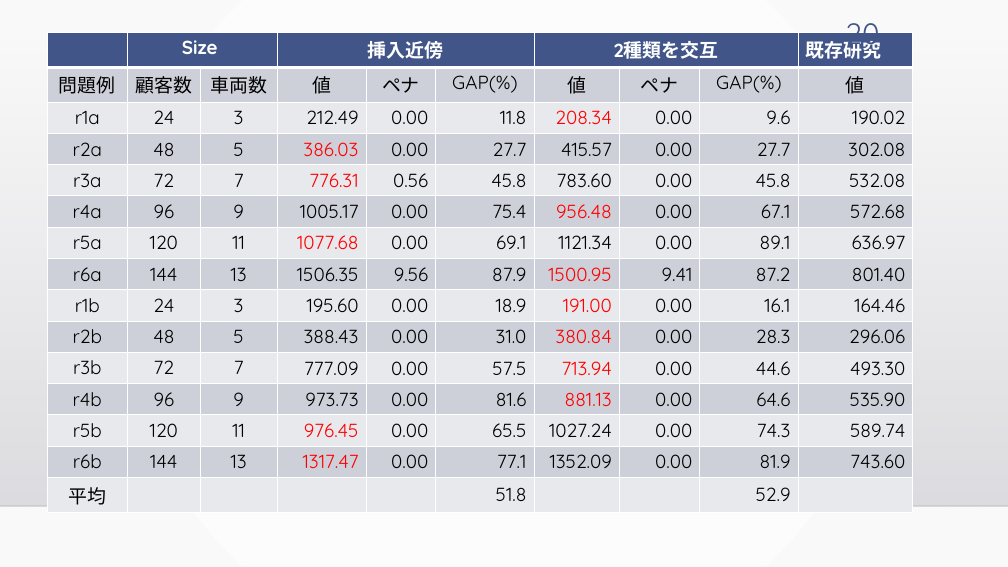
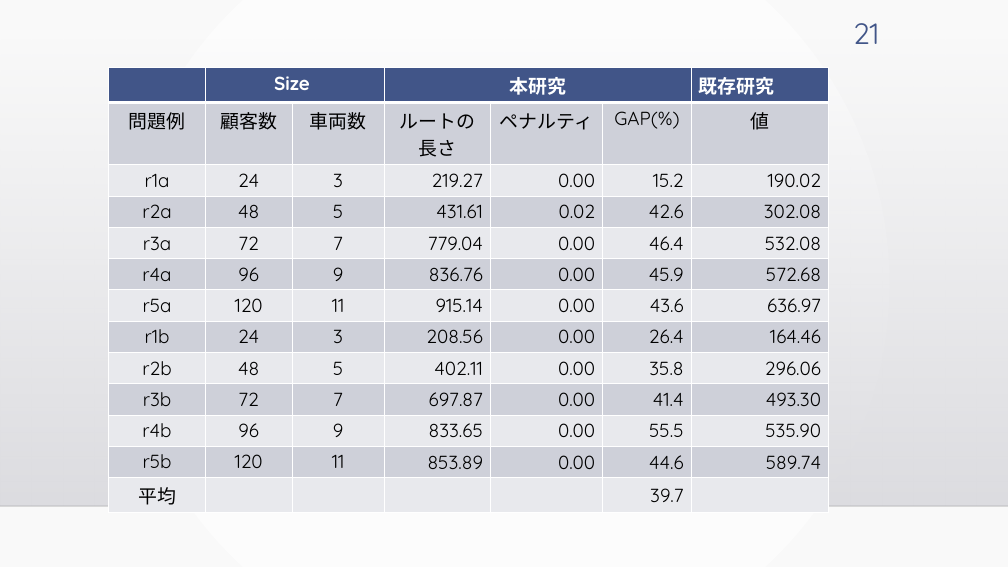
Before and after one commit to kotaro400/DARP, a slide deck: slide 21 of 卒論発表_10分用.pptx (slide 20 before the commit). Drawn at 1008x567 pixels with LibreOffice and Linux fonts; fonts in the diff are those of the drawing; background and template pictures are left out. Boxes give left, top, right and bottom in pixels: in the first picture for what was removed or moved away, otherwise in the second. Text is boxed around its words. In the diff, an @@ line names an element or a change of style, - is before the commit and + after.

```diff
--- a/卒論発表_10分用.pptx
+++ b/卒論発表_10分用.pptx
@@ page number at (853, 23, 879, 44): text changed @@
-20
+21
@@ table at (109, 67, 830, 509) @@
- | Size |  | 挿入近傍 |  |  | 2種類を交互 |  |  | 既存研究
-問題例 | 顧客数 | 車両数 | 値 | ペナ | GAP(%) | 値 | ペナ | GAP(%) | 値
-r1a | 24 | 3 | 212.49 | 0.00 | 11.8 | 208.34 | 0.00 | 9.6 | 190.02
-r2a | 48 | 5 | 386.03 | 0.00 | 27.7 | 415.57 | 0.00 | 27.7 | 302.08
-r3a | 72 | 7 | 776.31 | 0.56 | 45.8 | 783.60 | 0.00 | 45.8 | 532.08
-r4a | 96 | 9 | 1005.17 | 0.00 | 75.4 | 956.48 | 0.00 | 67.1 | 572.68
-r5a | 120 | 11 | 1077.68 | 0.00 | 69.1 | 1121.34 | 0.00 | 89.1 | 636.97
-r6a | 144 | 13 | 1506.35 | 9.56 | 87.9 | 1500.95 | 9.41 | 87.2 | 801.40
-r1b | 24 | 3 | 195.60 | 0.00 | 18.9 | 191.00 | 0.00 | 16.1 | 164.46
-r2b | 48 | 5 | 388.43 | 0.00 | 31.0 | 380.84 | 0.00 | 28.3 | 296.06
-r3b | 72 | 7 | 777.09 | 0.00 | 57.5 | 713.94 | 0.00 | 44.6 | 493.30
-r4b | 96 | 9 | 973.73 | 0.00 | 81.6 | 881.13 | 0.00 | 64.6 | 535.90
-r5b | 120 | 11 | 976.45 | 0.00 | 65.5 | 1027.24 | 0.00 | 74.3 | 589.74
-r6b | 144 | 13 | 1317.47 | 0.00 | 77.1 | 1352.09 | 0.00 | 81.9 | 743.60
-平均 |  |  |  |  | 51.8 |  |  | 52.9 | 
+ | Size |  | 本研究 |  |  | 既存研究
+問題例 | 顧客数 | 車両数 | ルートの長さ | ペナルティ | GAP(%) | 値
+r1a | 24 | 3 | 219.27 | 0.00 | 15.2 | 190.02
+r2a | 48 | 5 | 431.61 | 0.02 | 42.6 | 302.08
+r3a | 72 | 7 | 779.04 | 0.00 | 46.4 | 532.08
+r4a | 96 | 9 | 836.76 | 0.00 | 45.9 | 572.68
+r5a | 120 | 11 | 915.14 | 0.00 | 43.6 | 636.97
+r1b | 24 | 3 | 208.56 | 0.00 | 26.4 | 164.46
+r2b | 48 | 5 | 402.11 | 0.00 | 35.8 | 296.06
+r3b | 72 | 7 | 697.87 | 0.00 | 41.4 | 493.30
+r4b | 96 | 9 | 833.65 | 0.00 | 55.5 | 535.90
+r5b | 120 | 11 | 853.89 | 0.00 | 44.6 | 589.74
+平均 |  |  |  |  | 39.7 | 
@@ table: place and size @@
-table at (47, 33, 913, 509)
+table at (109, 67, 830, 509)
```
Also in this commit, not shown: 12 other slides changed, 1 slide added, 2 slides removed.
